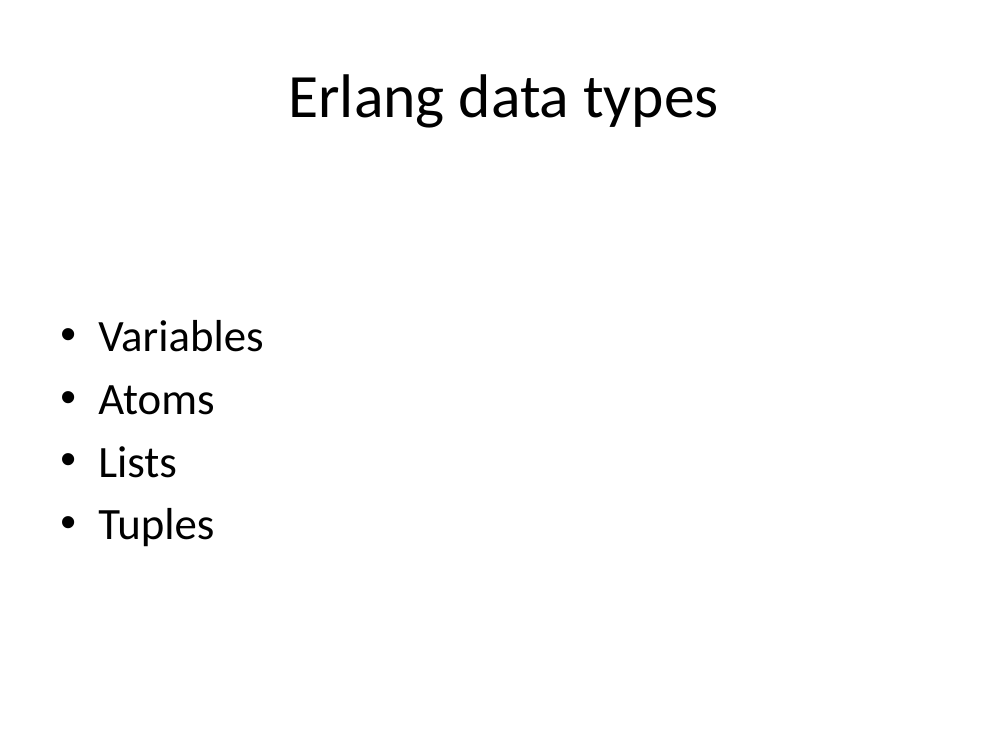
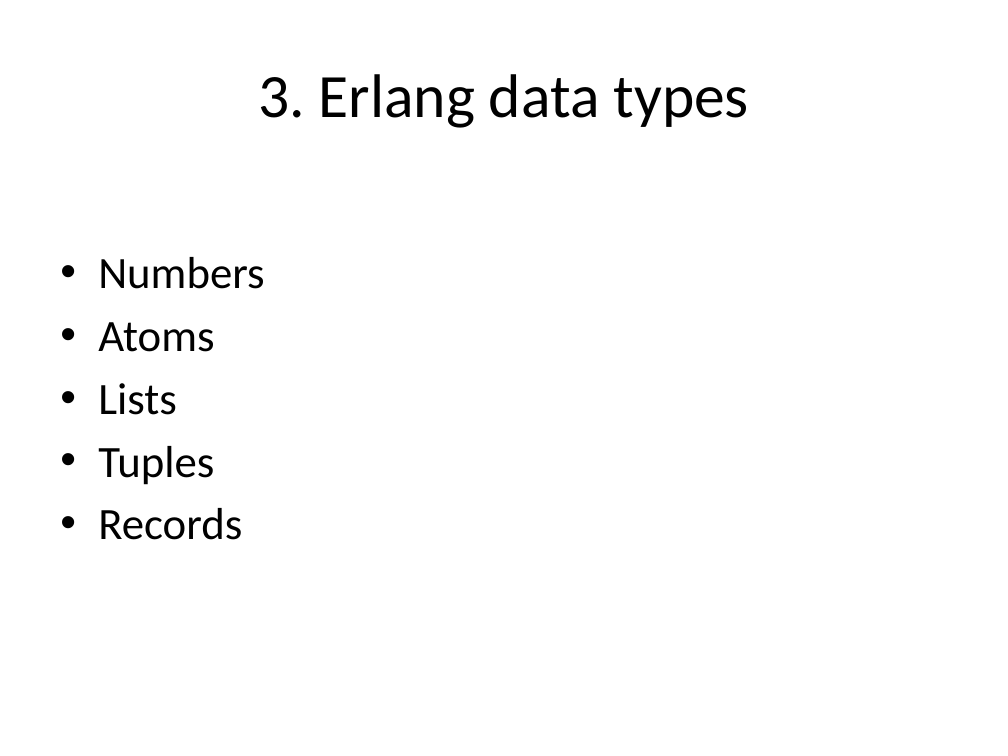
Before and after one commit to texhad3op/ErlangIntro, a slide deck: slide 7 of ErlangIntro.pptx (slide 5 before the commit). Drawn at 1008x756 pixels with LibreOffice and Linux fonts; fonts in the diff are those of the drawing. Boxes give left, top, right and bottom in pixels: in the first picture for what was removed or moved away, otherwise in the second. Text is boxed around its words. In the diff, an @@ line names an element or a change of style, - is before the commit and + after.

```diff
--- a/ErlangIntro.pptx
+++ b/ErlangIntro.pptx
@@ title at bbox=[258, 74, 750, 128]: text changed @@
-Erlang data types
+3. Erlang data types
@@ text at bbox=[98, 257, 264, 289]: text changed @@
-• Variables
+• Numbers
@@ text at bbox=[98, 508, 242, 540]: paragraph added @@
+• Records
```
Also in this commit, not shown: 5 other slides changed, 3 slides added, 28 other files.
